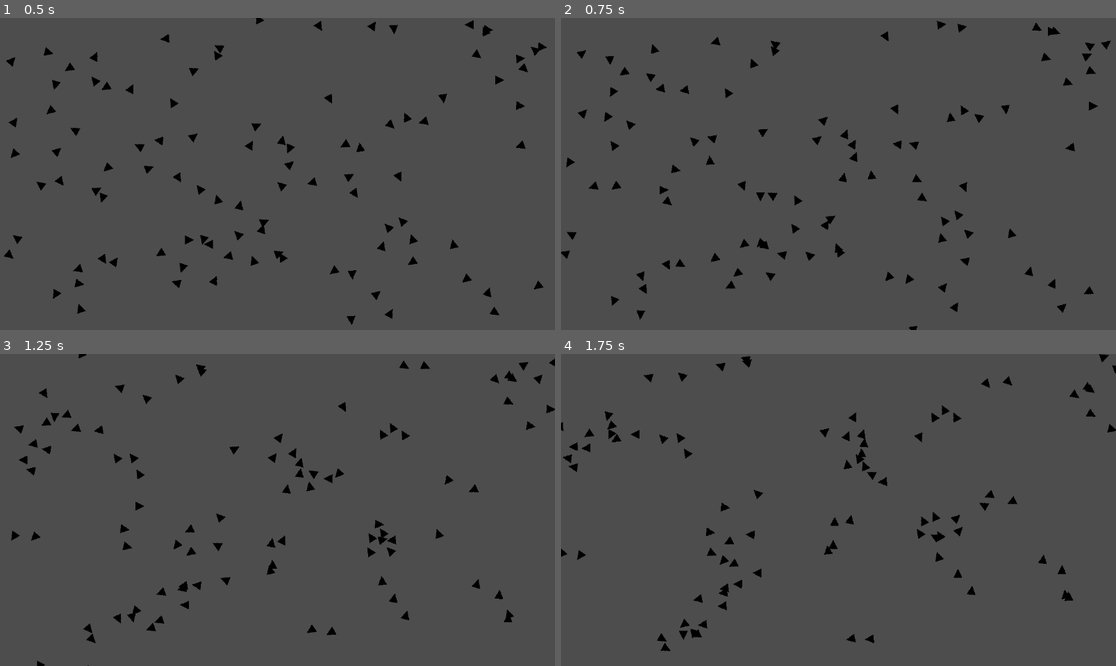
Above: before the commit, frames 1-4 (two rows, left to right).
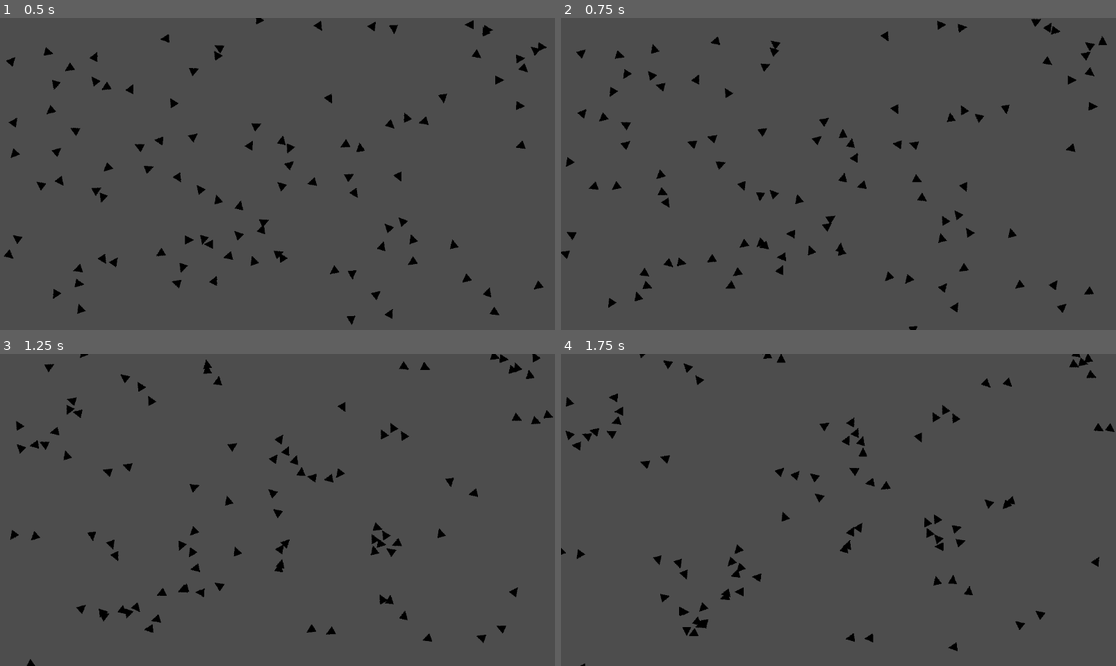
Above: after the commit, the same moments.

Repository: are-dynamic-2025-g6/boids
Game: Godot game, scene res://Scenes/main.tscn
Same seed, same stepped clock (60 frames per second), same inputs: the game is played once before the commit and once after it.
Inputs:
- Up to frame 1 (0.5 s): no input
- Up to frame 2 (0.75 s): tap Enter (ui_accept) at 0.5 s; tap Space (print) at 0.6 s
- Up to frame 3 (1.25 s): tap Enter (ui_accept) at 0.77 s
- Up to frame 4 (1.75 s): tap Space (print) at 1.35 s; tap Enter (ui_accept) at 1.52 s

Frame 1 is identical in both runs. In frame 2, 1.7% of the frame differs, in the area x 0-100%, y 0-100%; in frame 3, 3.3%; in frame 4, 3.4%.

Commit message:
bons facteurs + correction

Diff:
--- a/Scripts/oizo.gd
+++ b/Scripts/oizo.gd
@@ -5,11 +5,11 @@
 #faire en sorte que le tout soit centrer quand ouvre grand fenetre
 
 const VISION_SEPARATION = 30 #plus on augmente ca moins ils ce rentrent dedans
-const VISION_ALIGNEMENT = 60
+const VISION_ALIGNEMENT = 50
 const VISION_COHESION = 150
 const AVOID_FACTOR = 15
 const MATCHING_FACTOR = 1
-const CENTERING_FACTOR = 2
+const CENTERING_FACTOR = 1
 const MAX_SPEED = 14000
 const MIN_SPEED = 13000
 const TURN = 1000
@@ -65,7 +65,7 @@
 		if speed < MIN_SPEED:
 			curr_velo = Vector2((curr_velo.x/speed)*MIN_SPEED, (curr_velo.y/speed)*MIN_SPEED)
 		if normaliseur == 1 :
-			curr_velo  = curr_velo / 2
+			curr_velo  = curr_velo / 4
 		else :
 			curr_velo  = curr_velo /(normaliseur * 0.7)
 		#curr_velo += Vector2(randf_range(-700,700),randf_range(-700,700)) #wiggle
